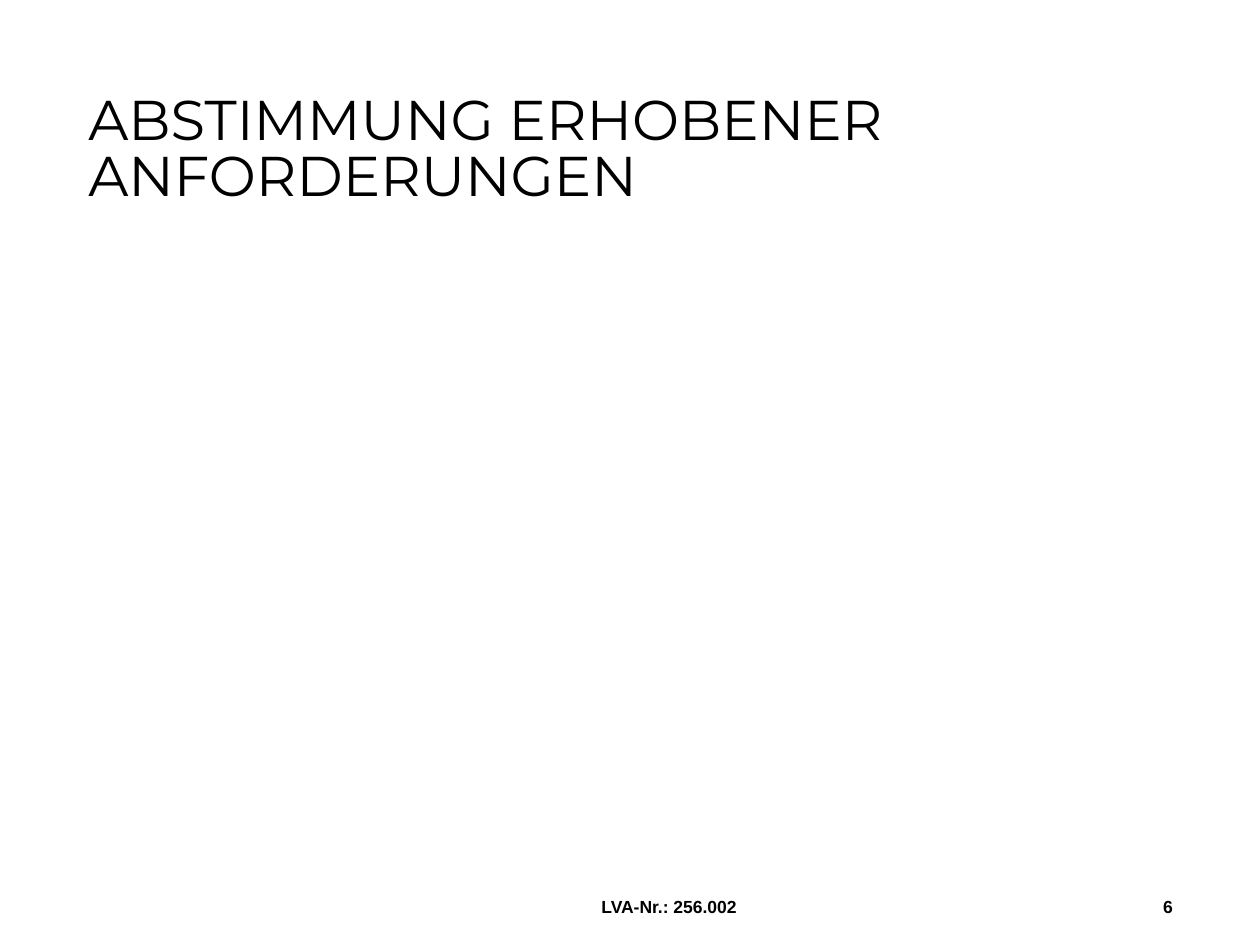
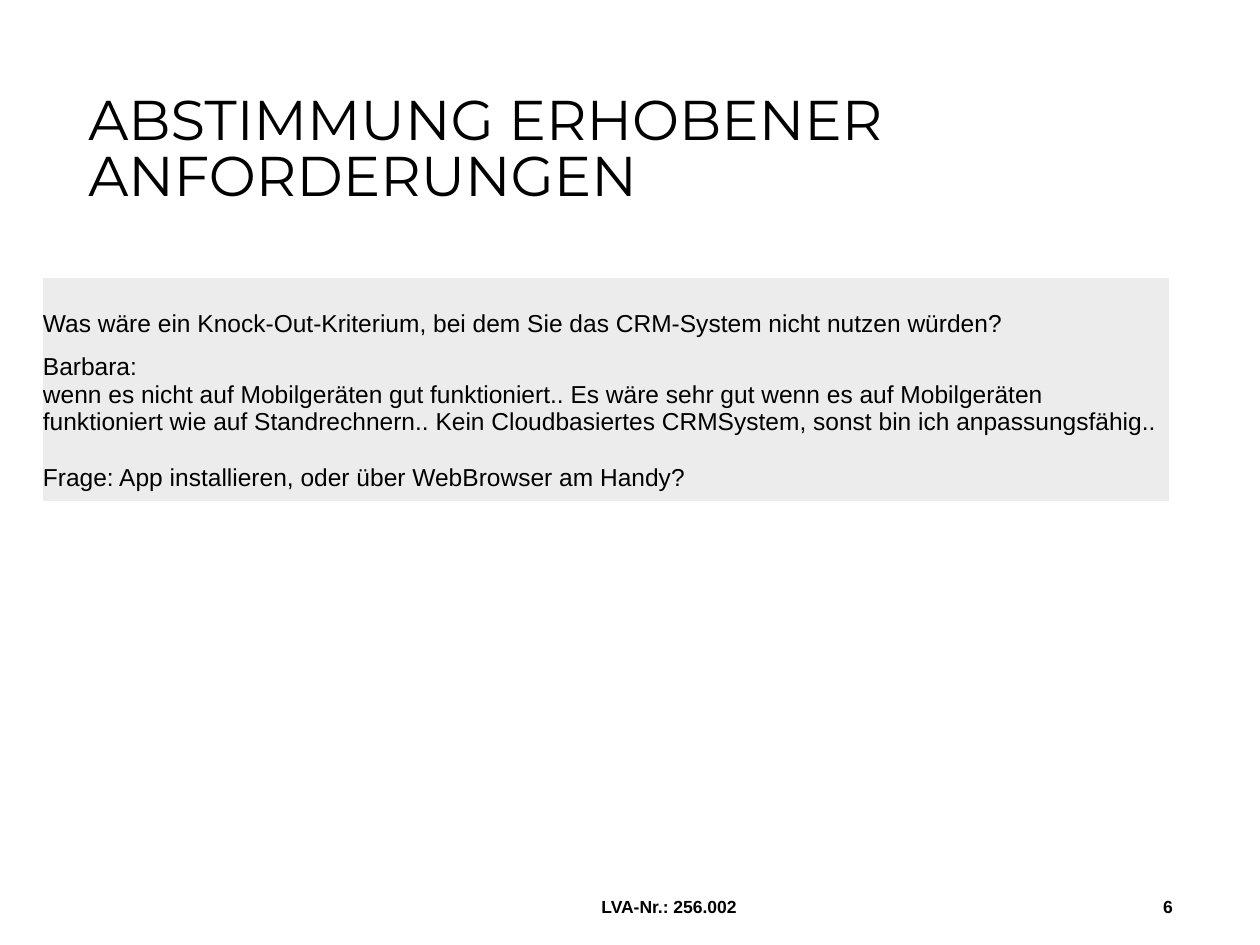
Before and after one commit to MilosTomic123/IT_Projekt_SS19, a slide deck: slide 6 of Arbeitsdokumente/190522_Workshop.pptx. Drawn at 1260x945 pixels with LibreOffice and Linux fonts; fonts in the diff are those of the drawing; background and template pictures are left out. Boxes give left, top, right and bottom in pixels: in the first picture for what was removed or moved away, otherwise in the second. Text is boxed around its words. In the diff, an @@ line names an element or a change of style, - is before the commit and + after.

```diff
--- a/Arbeitsdokumente/190522_Workshop.pptx
+++ b/Arbeitsdokumente/190522_Workshop.pptx
@@ table added at <box>42,277,1169,505</box>, 1 rows, 1 columns @@
+Was wäre ein Knock-Out-Kriterium, bei dem Sie das CRM-System nicht nutzen würden? / Barbara: / wenn es nicht auf Mobilgeräten gut funktioniert.. Es wäre sehr gut wenn es auf Mobilgeräten funktioniert wie auf Standrechnern.. Kein Cloudbasiertes CRMSystem, sonst bin ich anpassungsfähig.. / Frage: App installieren, oder über WebBrowser am Handy?
```
Also in this commit, not shown: 2 other slides changed, 1 other file.
